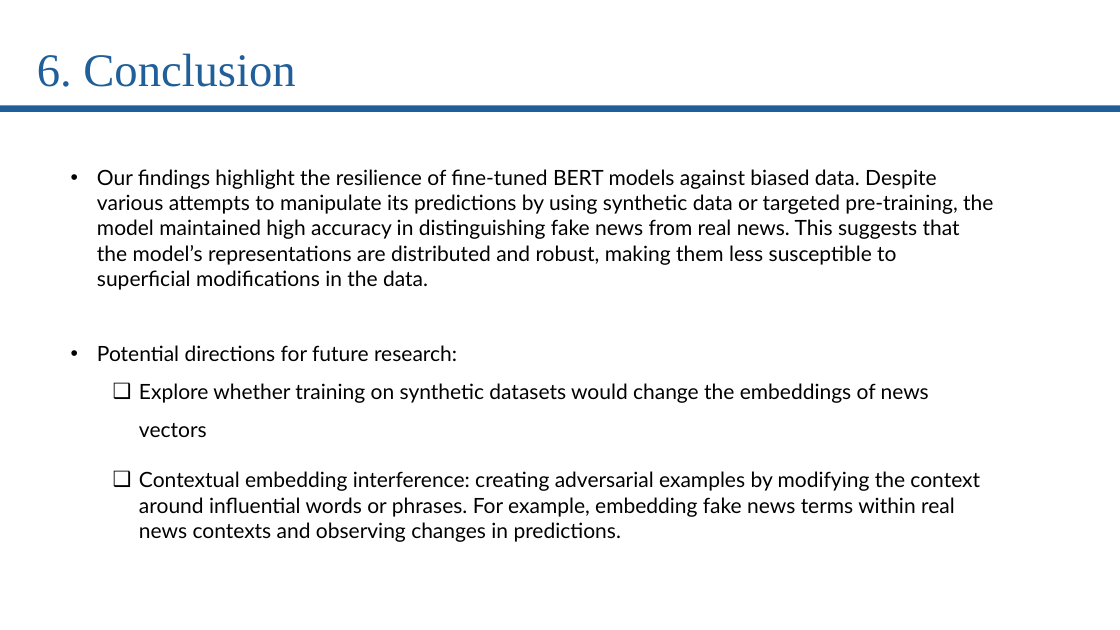
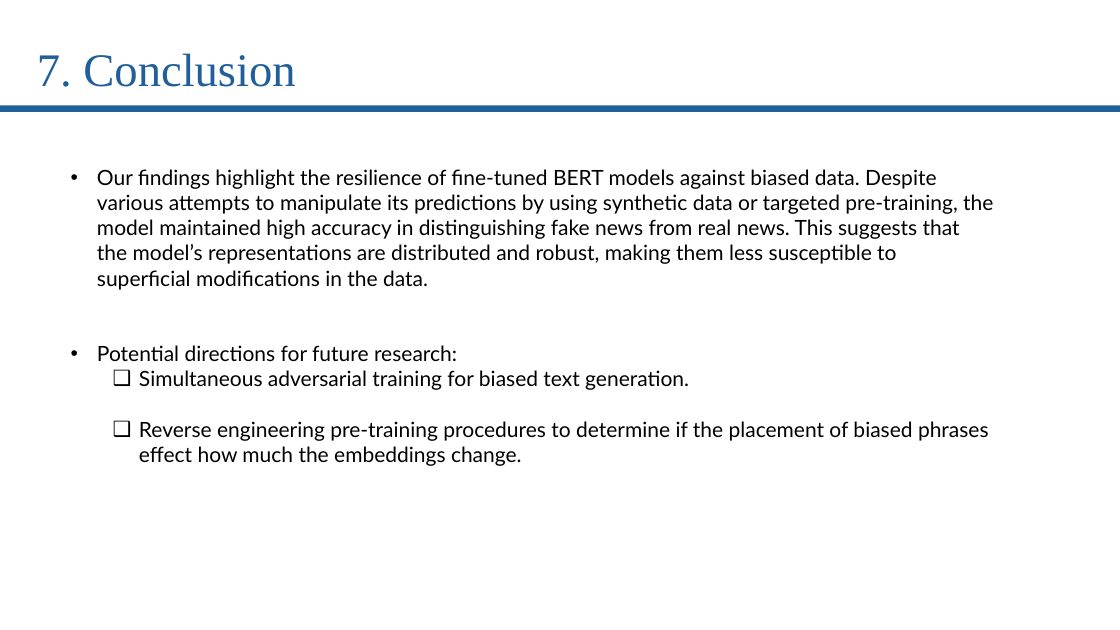
Before and after one commit to Tiny-Quant/CS-7322-NLP-Final-Project, a slide deck: slide 13 of project presentation.pptx (slide 10 before the commit). Drawn at 1120x630 pixels with LibreOffice and Linux fonts; fonts in the diff are those of the drawing. Boxes give left, top, right and bottom in pixels: in the first picture for what was removed or moved away, otherwise in the second. Text is boxed around its words. In the diff, an @@ line names an element or a change of style, - is before the commit and + after.

```diff
--- a/project presentation.pptx
+++ b/project presentation.pptx
@@ text at (37,53,295,87): text changed @@
-6. Conclusion
+7. Conclusion
@@ text at (139,370,989,466): text changed @@
-  ❑ Explore whether training on synthetic datasets would change the embeddings of news vectors
-  ❑ Contextual embedding interference: creating adversarial examples by modifying the context around influential words or phrases. For example, embedding fake news terms within real news contexts and observing changes in predictions.
+  ❑ Simultaneous adversarial training for biased text generation.
+  ❑ Reverse engineering pre-training procedures to determine if the placement of biased phrases effect how much the embeddings change.
```
Also in this commit, not shown: 3 slides added, 3 other files.
